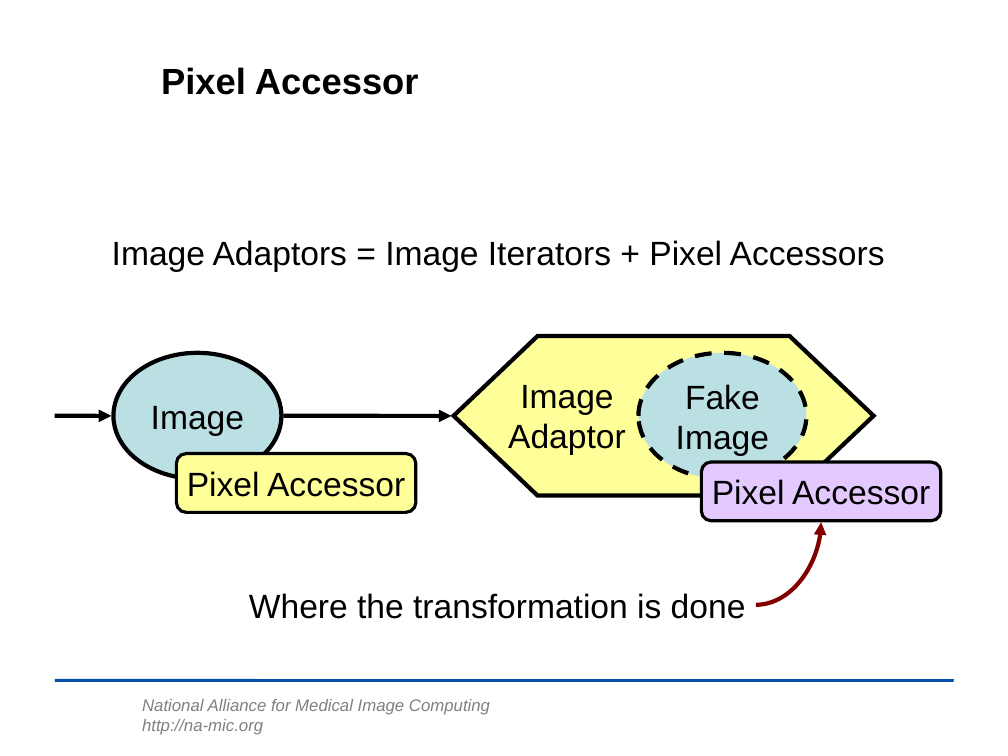
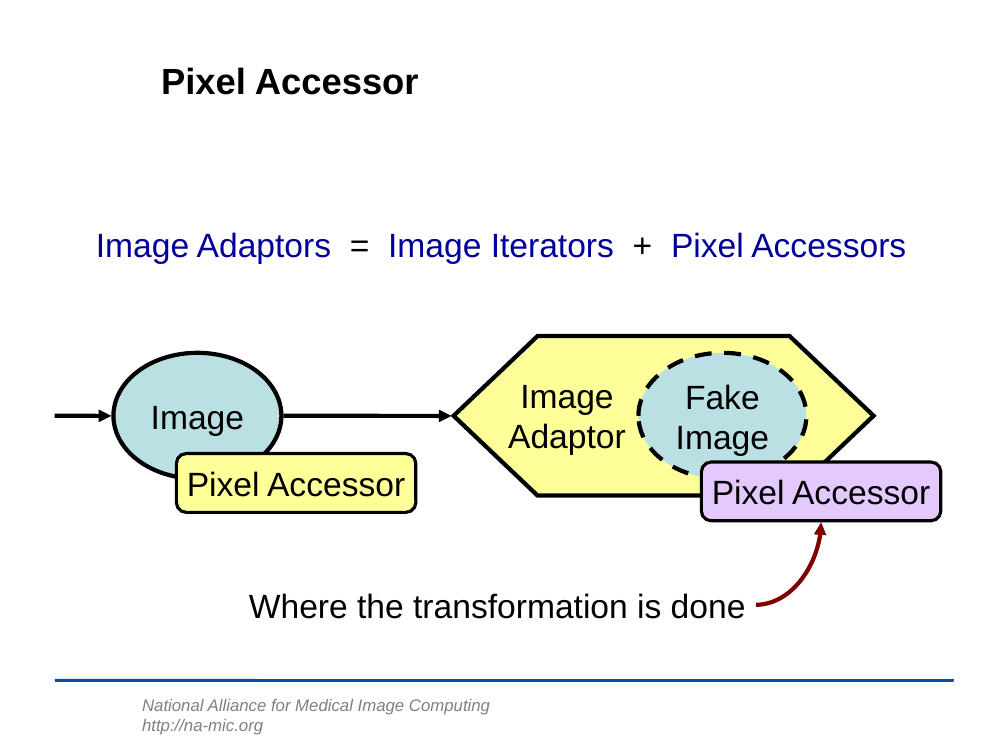
Before and after one commit to lheckemann/namic-sandbox, a slide deck: slide 36 of ITKAdvancedCourse/doc/presentations/Insight-DesignPatterns.ppt. Drawn at 1008x756 pixels with LibreOffice and Linux fonts; fonts in the diff are those of the drawing; background and template pictures are left out. Boxes give left, top, right and bottom in pixels: in the first picture for what was removed or moved away, otherwise in the second. Text is boxed around its words. In the diff, an @@ line names an element or a change of style, - is before the commit and + after.

Commit message:
ENH: Image Adaptors completed.      Starting to add Functors.

```diff
--- a/ITKAdvancedCourse/doc/presentations/Insight-DesignPatterns.ppt
+++ b/ITKAdvancedCourse/doc/presentations/Insight-DesignPatterns.ppt
@@ text "Image Adaptors = Image Iterators ...": place and size @@
-text "Image Adaptors = Image Iterators ..." at <box>112,240,885,272</box>
+text "Image Adaptors = Image Iterators ..." at <box>96,232,906,264</box>
@@ text "Image Adaptors = Image Iterators ..." at <box>96,232,906,264</box>: text colour #000000 to #000099; alignment left to centre @@
```
Also in this commit, not shown: 2 other slides changed, 11 slides added.
